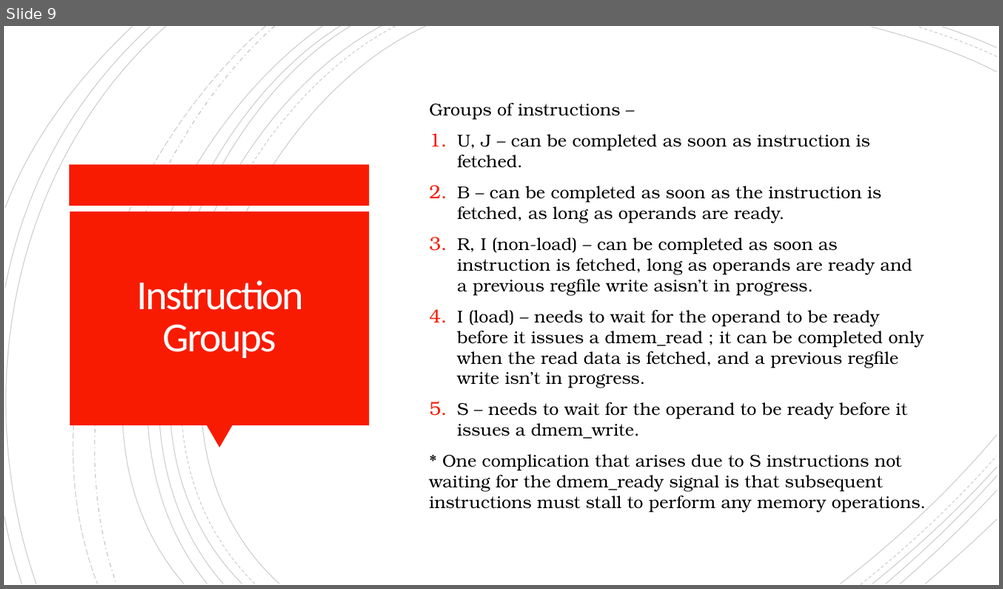
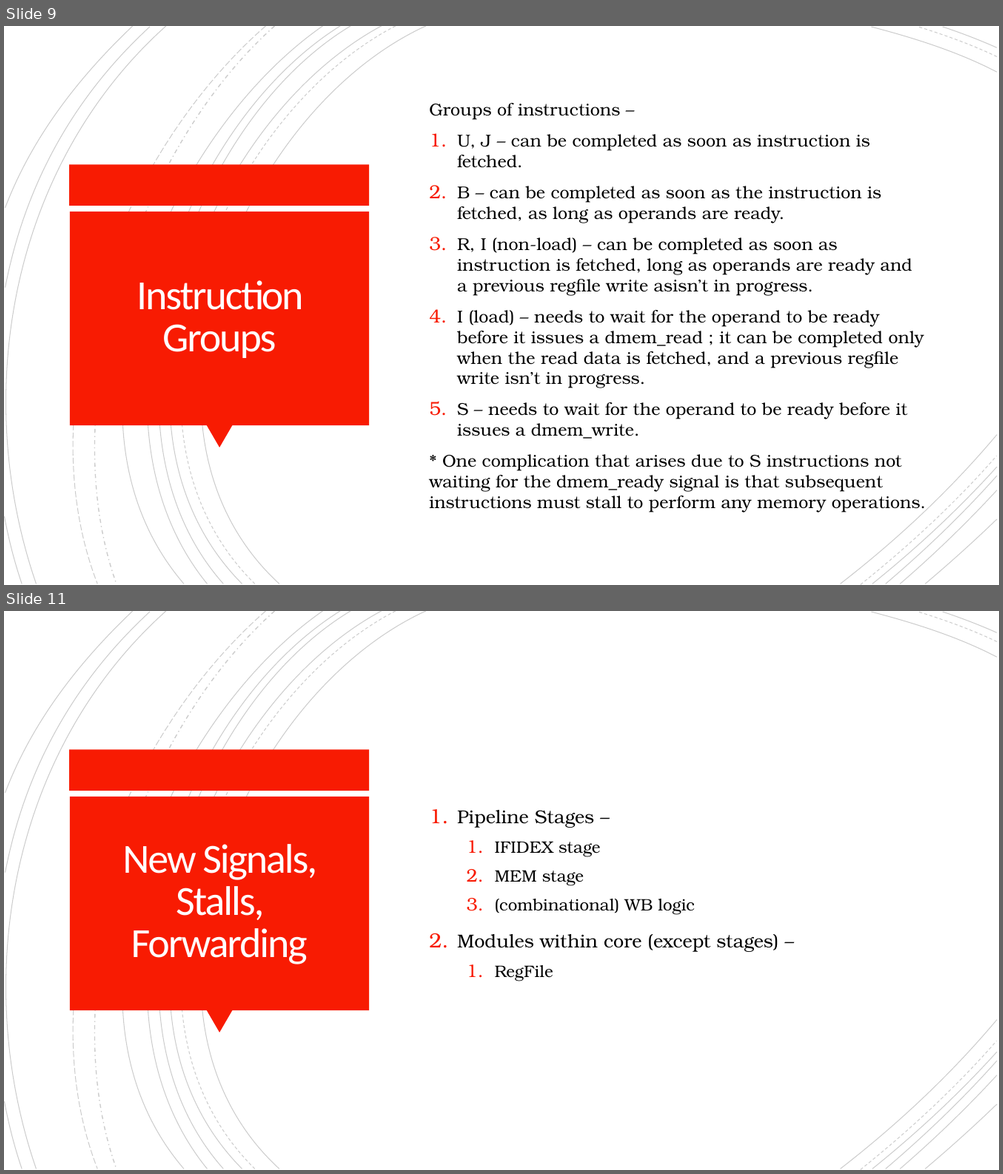
Before and after one commit to mrinav-saxena/riscv_verif0, a slide deck: rtl/core/multi_cycle/stall_for_mem_core.pptx. Shown one above the other, each under a label of ours: slide 9 before the commit, slides 9 and 11 after it; the slides between them are not shown. The pictures are 1003x589 and 1003x1174 pixels, drawn with LibreOffice and Linux fonts; fonts in the diff are those of the drawing. Boxes give left, top, right and bottom in pixels: in the first picture for what was removed or moved away, otherwise in the second. Text is boxed around its words. In the diff, an @@ line names an element or a change of style, - is before the commit and + after.

Commit message:
still implementing stall4mem_pip

```diff
--- a/rtl/core/multi_cycle/stall_for_mem_core.pptx
+++ b/rtl/core/multi_cycle/stall_for_mem_core.pptx
@@ slide 11 added at <box>4,611,999,1170</box>, background #FFFFFF; not listed: 24 template elements that a slide beside it also shows @@
@@ text added at <box>457,810,778,981</box>, 16 pt, text #000000 @@
+1. Pipeline Stages –
+  1. IFIDEX stage
+  2. MEM stage
+  3. (combinational) WB logic
+2. Modules within core (except stages) –
+  1. RegFile
@@ title added at <box>122,844,317,965</box>, 40 pt, text #FFFEFF @@
+New Signals, Stalls, Forwarding
```
Also in this commit, not shown: 3 slides changed, 13 other files.
